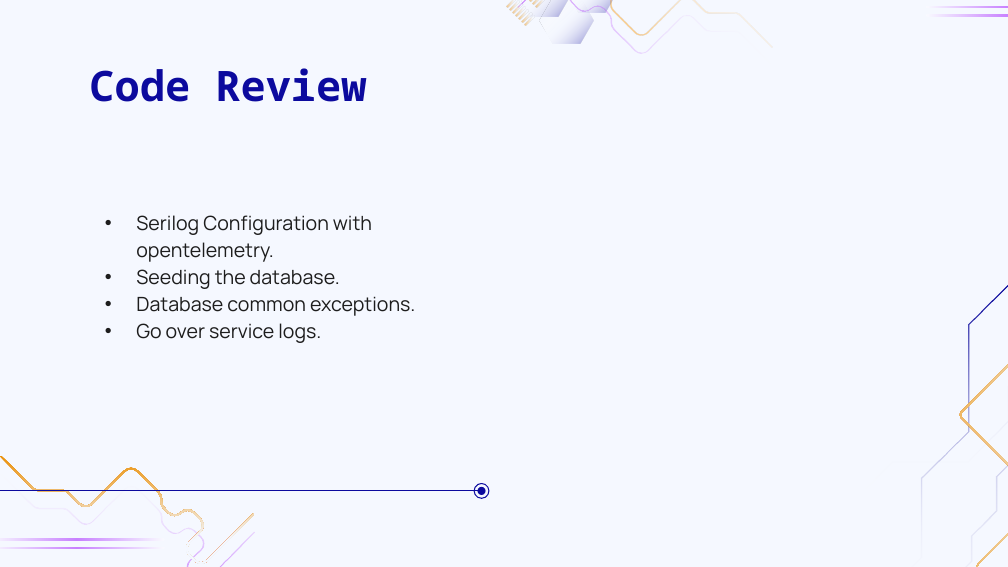
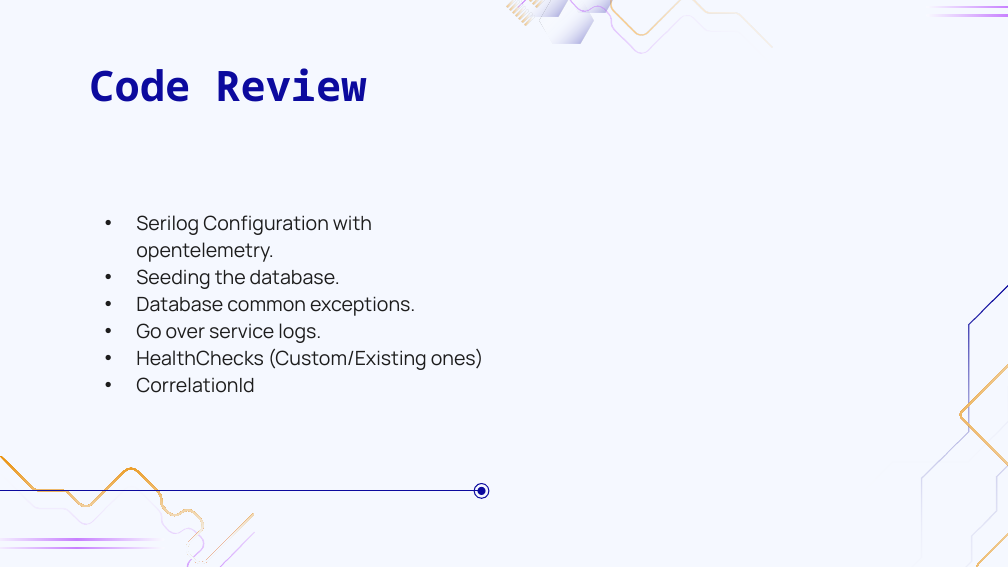
Before and after one commit to eliekhadij-inmind/Logging.Workshop, a slide deck: slide 17 of Workshop Prensentation.pptx. Drawn at 1008x567 pixels with LibreOffice and Linux fonts; fonts in the diff are those of the drawing; background and template pictures are left out. Boxes give left, top, right and bottom in pixels: in the first picture for what was removed or moved away, otherwise in the second. Text is boxed around its words. In the diff, an @@ line names an element or a change of style, - is before the commit and + after.

Commit message:
chore: Add HealthChecks, Enrichers, CorrelationId implementation

```diff
--- a/Workshop Prensentation.pptx
+++ b/Workshop Prensentation.pptx
@@ subtitle at (136,348,484,393): paragraphs added @@
+• HealthChecks (Custom/Existing ones)
+• CorrelationId
```
Also in this commit, not shown: 3 other slides changed, 9 other files.
